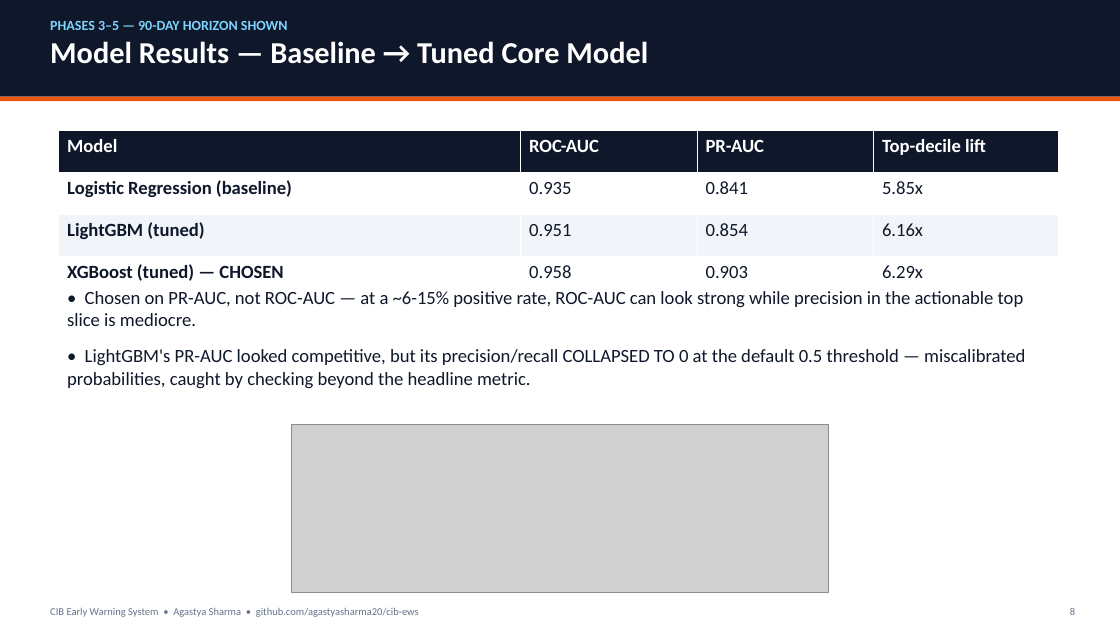
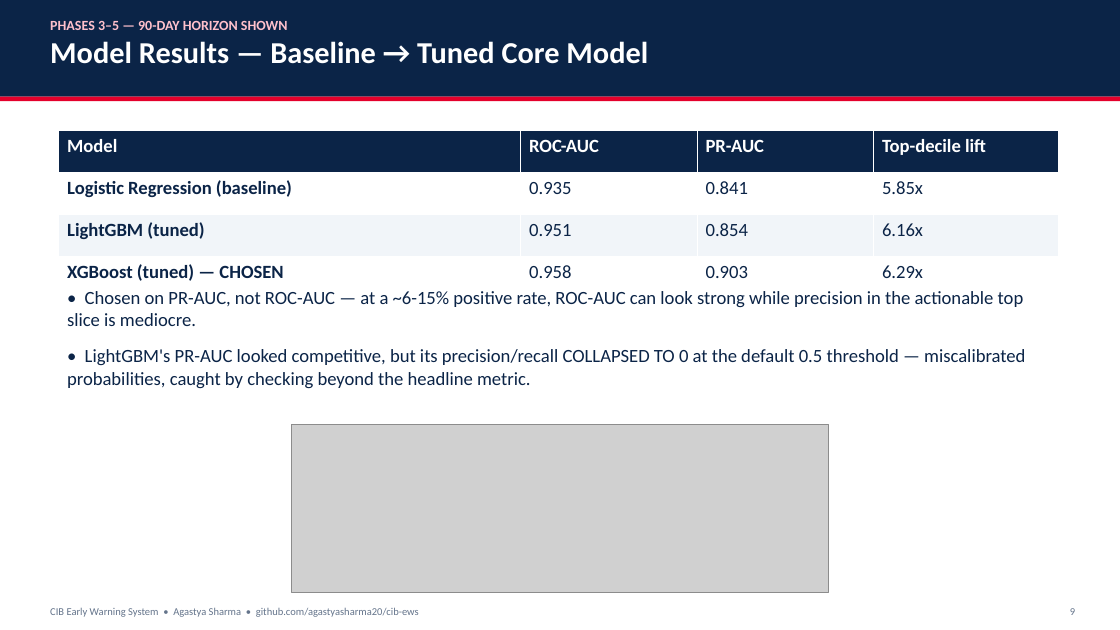
Before and after one commit to agastyasharma20/cib-ews, a slide deck: slide 9 of docs/CIB_EWS_Presentation.pptx (slide 8 before the commit). Drawn at 1120x630 pixels with LibreOffice and Linux fonts; fonts in the diff are those of the drawing; grey boxes stand for pictures. Boxes give left, top, right and bottom in pixels: in the first picture for what was removed or moved away, otherwise in the second. Text is boxed around its words. In the diff, an @@ line names an element or a change of style, - is before the commit and + after.

```diff
--- a/docs/CIB_EWS_Presentation.pptx
+++ b/docs/CIB_EWS_Presentation.pptx
@@ rectangle at [0, 0, 1120, 97]: fill #0F172A to #0B2447 @@
@@ text at [50, 21, 288, 30]: text colour #7DD3FC to #FFC1CC in "PHASES 3–5 — 90-DAY HORIZON SHOWN" @@
@@ rectangle at [0, 97, 1120, 102]: fill #EA580C to #E4002B @@
@@ table at [59, 130, 1059, 298] @@
@@ fill #0F172A to #0B2447 in row 1 @@
@@ text colour #0F172A to #0B2447 in "Logistic Regression (baseline)", "0.935", "0.841", "5.85x" and 8 more places @@
@@ text "• Chosen on PR-AUC, not ..." at [67, 291, 1025, 389]: text colour #0F172A to #0B2447 @@
```
Also in this commit, not shown: 14 other slides changed, 3 slides added, 1 other file.
